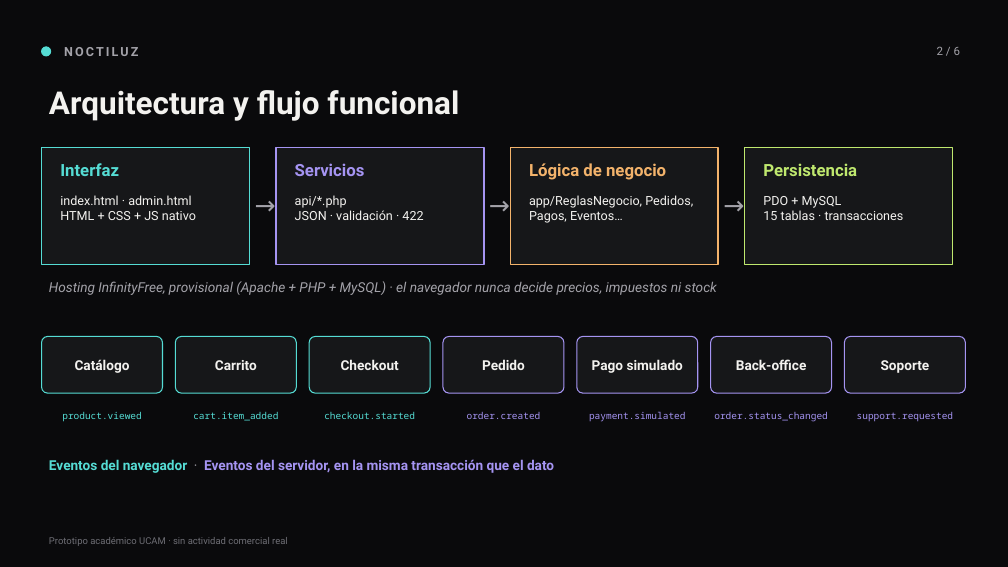
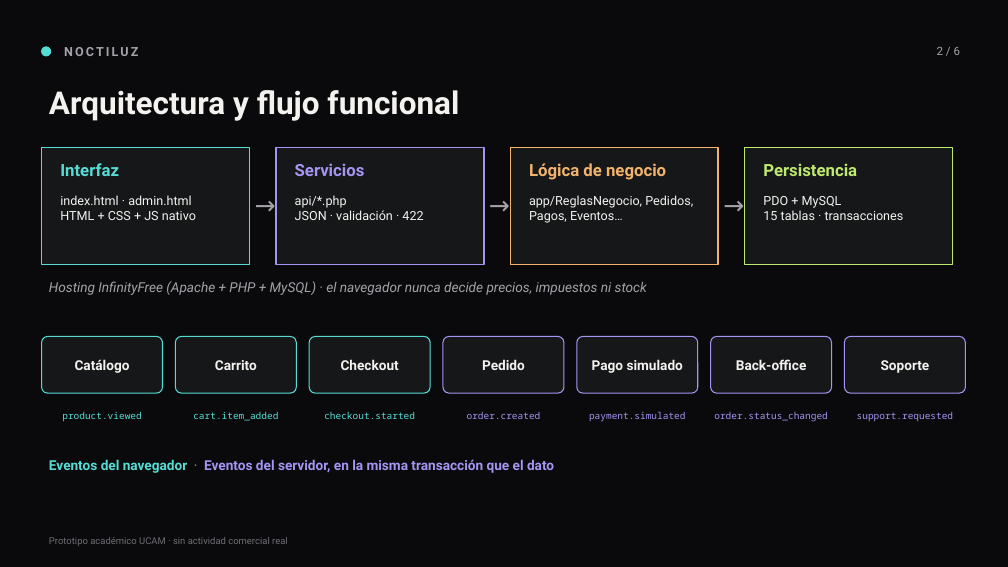
Before and after one commit to luisgabu0-gif/noctiluz-ucam, a slide deck: slide 2 of docs/Diapositivas_NOCTILUZ.pptx. Drawn at 1008x567 pixels with LibreOffice and Linux fonts; fonts in the diff are those of the drawing. Boxes give left, top, right and bottom in pixels: in the first picture for what was removed or moved away, otherwise in the second. Text is boxed around its words. In the diff, an @@ line names an element or a change of style, - is before the commit and + after.

```diff
--- a/docs/Diapositivas_NOCTILUZ.pptx
+++ b/docs/Diapositivas_NOCTILUZ.pptx
@@ text at (49,281,647,295): text changed @@
-Hosting InfinityFree, provisional (Apache + PHP + MySQL) · el navegador nunca decide precios, impuestos ni stock
+Hosting InfinityFree (Apache + PHP + MySQL) · el navegador nunca decide precios, impuestos ni stock
```
Also in this commit, not shown: 1 other slide changed, 5 other files.
